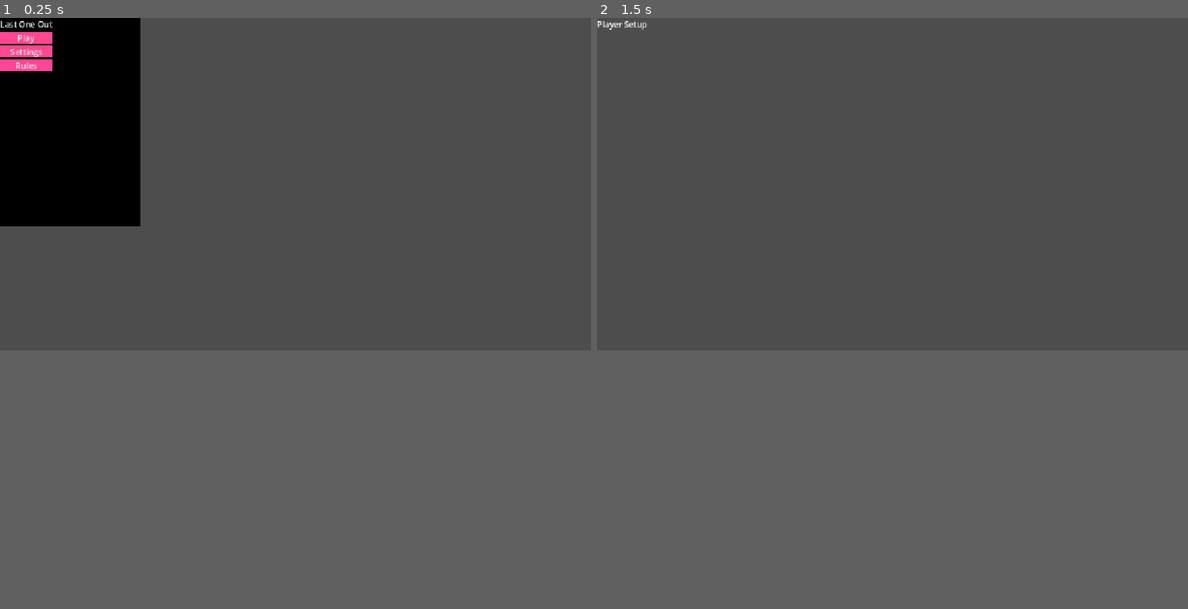
Above: before the commit, frames 1-2 (left to right).
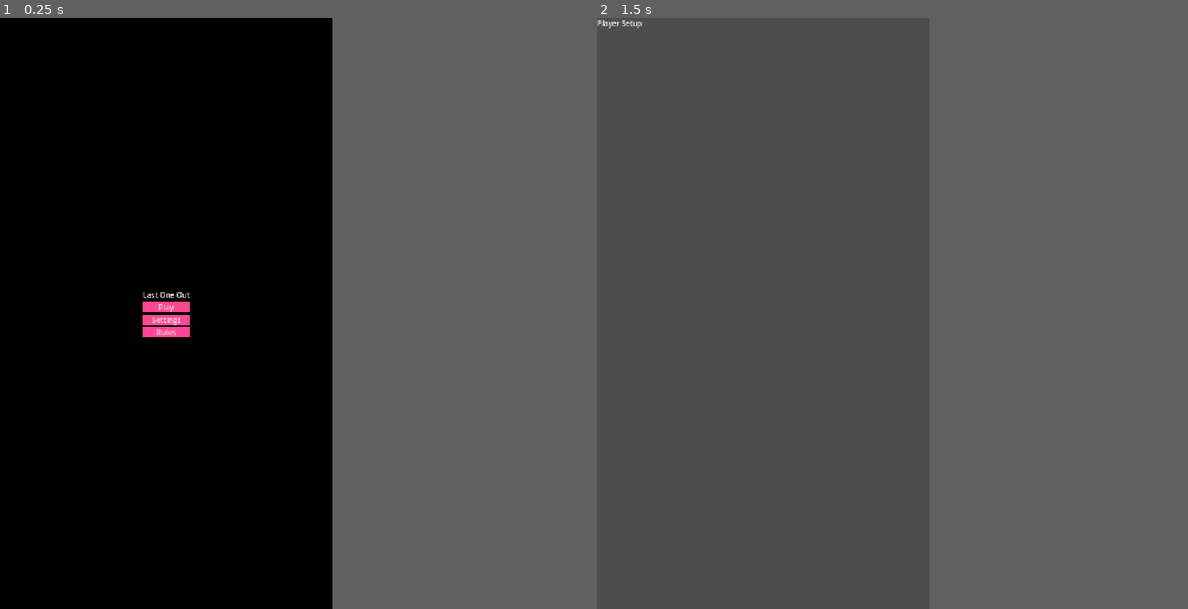
Above: after the commit, the same moments.

Repository: Zivac0403/Last-one-out
Game: Godot game, scene res://Scenes/main_menu.tscn
The game is run twice, just before and just after one commit, with the same random seed, the same clock (stepped at 60 frames per second) and the same inputs.
Inputs:
- Up to frame 1 (0.25 s): no input
- Up to frame 2 (1.5 s): click "Play" at 0.5 s; tap Enter at 1.25 s
In our replay, the window is 800x450 before the commit and 450x800 after it. These sizes can differ from the game's own. Grey fills any space a smaller window leaves; there, only what the larger window draws over its background counts as a difference.

The runs differ from the first frame. In frame 1, 24% of the frame differs, in the area x 0-57%, y 0-57%; in frame 2, less than 0.1%.

Commit message:
Ratio stavljen za fon

Diff:
--- a/Scenes/main_menu.tscn
+++ b/Scenes/main_menu.tscn
@@ -21,15 +21,21 @@
 script = ExtResource("1_28flt")
 
 [node name="Background" type="ColorRect" parent="." unique_id=211258450]
-layout_mode = 0
-offset_right = 274.0
-offset_bottom = 405.0
+layout_mode = 1
+anchors_preset = 15
+anchor_right = 1.0
+anchor_bottom = 1.0
+grow_horizontal = 2
+grow_vertical = 2
 color = Color(0, 0, 0, 1)
 
 [node name="CenterContainer" type="CenterContainer" parent="Background" unique_id=1083384468]
-layout_mode = 0
-offset_right = 40.0
-offset_bottom = 40.0
+layout_mode = 1
+anchors_preset = 15
+anchor_right = 1.0
+anchor_bottom = 1.0
+grow_horizontal = 2
+grow_vertical = 2
 
 [node name="ControlContainer" type="VBoxContainer" parent="Background/CenterContainer" unique_id=796411644]
 layout_mode = 2
--- a/project.godot
+++ b/project.godot
@@ -17,8 +17,11 @@
 
 [display]
 
+window/size/viewport_width=720
+window/size/viewport_height=1280
 window/stretch/mode="canvas_items"
 window/stretch/aspect="expand"
+window/handheld/orientation=1
 
 [dotnet]
 
